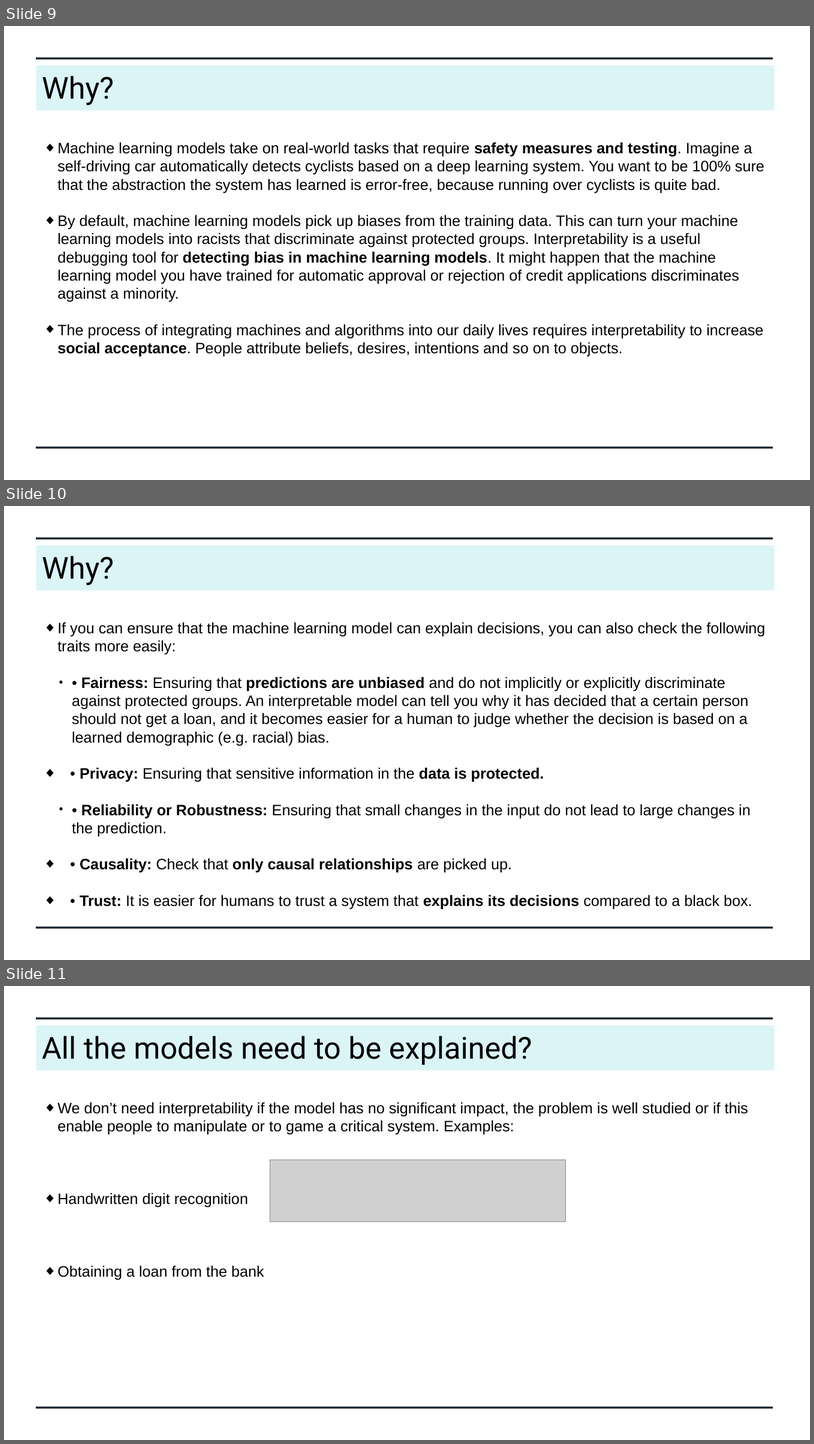
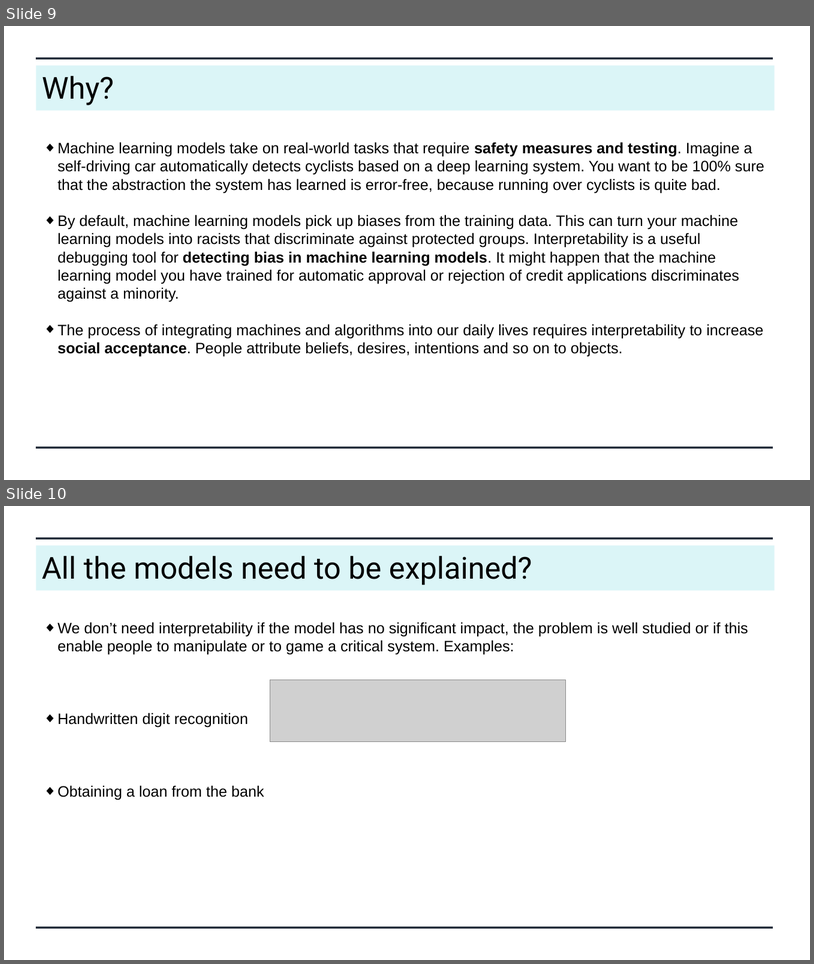
Before and after one commit to laiadc/MachineLearningHandsOn, a slide deck: day5/explainable_data_science [Reparado].pptx. Shown one above the other, each under a label of ours: slides 9, 10 and 11 before the commit, slides 9 and 10 after it. The pictures are 814x1444 and 814x964 pixels, drawn with LibreOffice and Linux fonts; fonts in the diff are those of the drawing; grey boxes stand for pictures. Boxes give left, top, right and bottom in pixels: in the first picture for what was removed or moved away, otherwise in the second. Text is boxed around its words. In the diff, an @@ line names an element or a change of style, - is before the commit and + after.

```diff
--- a/day5/explainable_data_science [Reparado].pptx
+++ b/day5/explainable_data_science [Reparado].pptx
@@ slide 10 removed at <box>4,506,810,960</box>, background #FFFFFF; not listed: 2 template elements that a slide beside it also shows @@
@@ rectangle removed at <box>36,546,775,590</box> @@
@@ text removed at <box>42,556,114,585</box> @@
-Why?
@@ text removed at <box>57,622,765,909</box> @@
-◆ If you can ensure that the machine learning model can explain decisions, you can also check the following traits more easily:
-  ◆ • Fairness: Ensuring that predictions are unbiased and do not implicitly or explicitly discriminate against protected groups. An interpretable model can tell you why it has decided that a certain person should not get a loan, and it becomes easier for a human to judge whether the decision is based on a learned demographic (e.g. racial) bias.
-◆ • Privacy: Ensuring that sensitive information in the data is protected.
-  ◆ • Reliability or Robustness: Ensuring that small changes in the input do not lead to large changes in the prediction.
-◆ • Causality: Check that only causal relationships are picked up.
-◆ • Trust: It is easier for humans to trust a system that explains its decisions compared to a black box.
@@ what was slide 11 is now slide 10 @@
```
Also in this commit, not shown: 2 slides changed, 16 other files.
